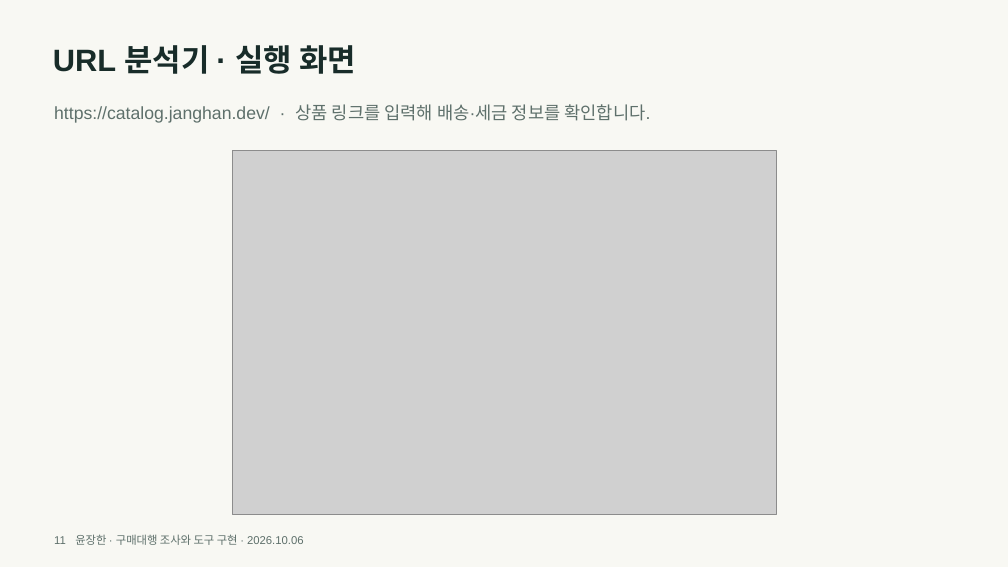
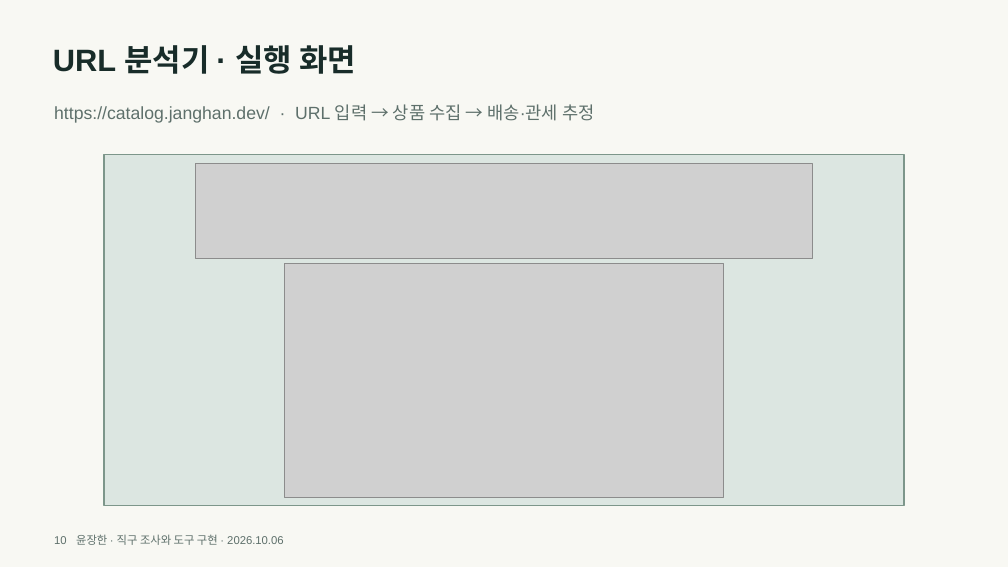
Before and after one commit to y00nZZang/crossborder-purchase-agent, a slide deck: slide 10 of portfolio/crossborder-portfolio.pptx (slide 11 before the commit). Drawn at 1008x567 pixels with LibreOffice and Linux fonts; fonts in the diff are those of the drawing; grey boxes stand for pictures. Boxes give left, top, right and bottom in pixels: in the first picture for what was removed or moved away, otherwise in the second. Text is boxed around its words. In the diff, an @@ line names an element or a change of style, - is before the commit and + after.

```diff
--- a/portfolio/crossborder-portfolio.pptx
+++ b/portfolio/crossborder-portfolio.pptx
@@ text at [54, 104, 594, 123]: text changed @@
-https://catalog.janghan.dev/ · 상품 링크를 입력해 배송·세금 정보를 확인합니다.
+https://catalog.janghan.dev/ · URL 입력 → 상품 수집 → 배송·관세 추정
@@ rectangle added at [104, 154, 904, 506], fill #DCE6E1, outline #7D968A 1.5 pt @@
@@ picture added at [196, 164, 813, 258] @@
@@ picture: place and size @@
-picture at [232, 151, 776, 515]
+picture at [285, 263, 723, 498]
@@ text at [54, 534, 283, 545]: text changed @@
-11 윤장한 · 구매대행 조사와 도구 구현 · 2026.10.06
+10 윤장한 · 직구 조사와 도구 구현 · 2026.10.06
```
Also in this commit, not shown: 12 other slides changed, 2 slides added, 2 slides removed, 9 other files.
